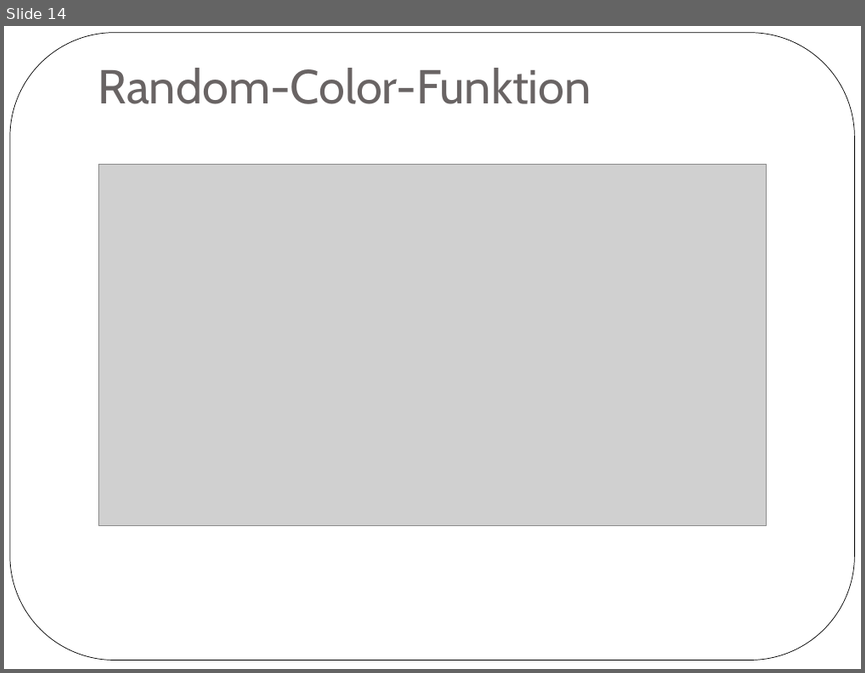
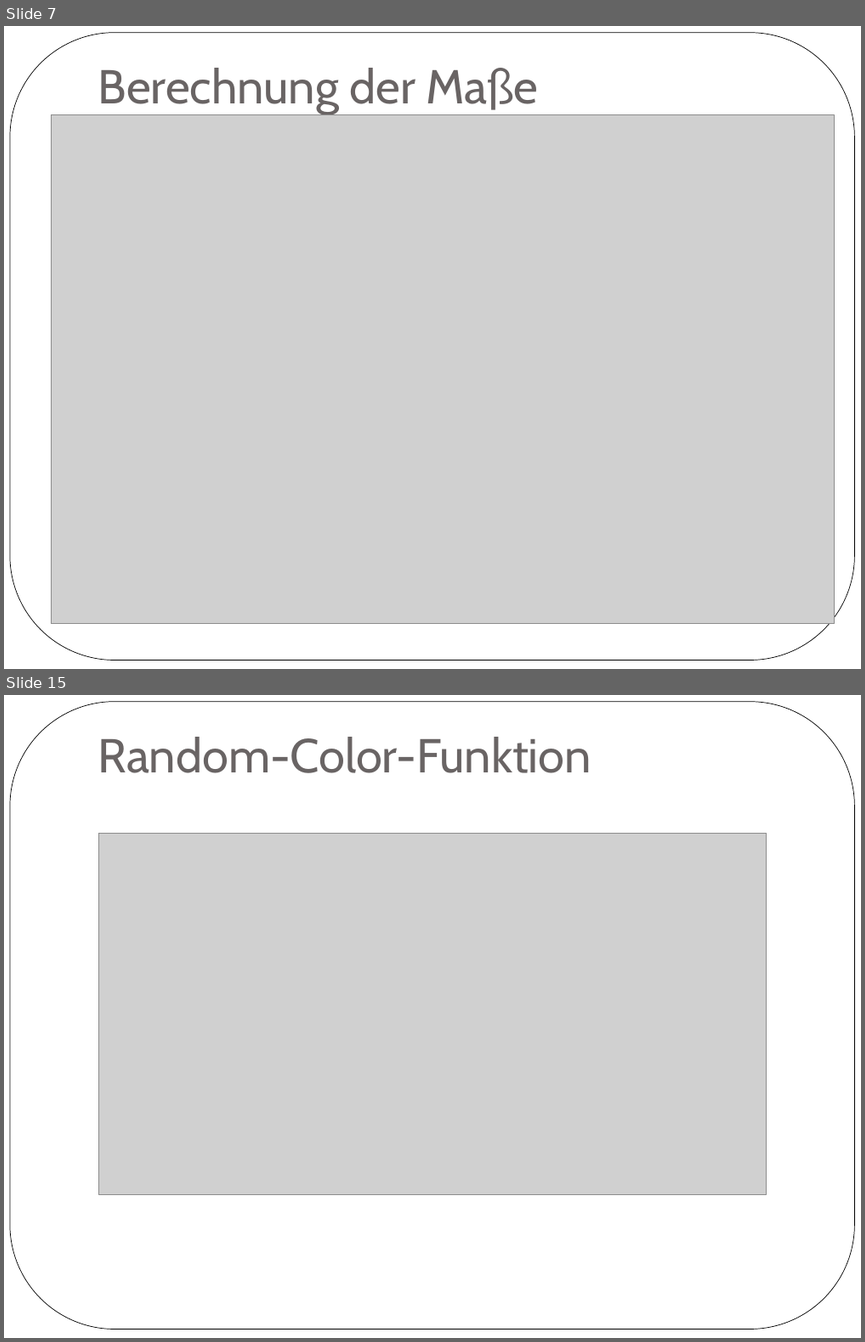
Before and after one commit to vanScoota/GPXtoSVG, a slide deck: Präsentation/Zwischenpräsentation.ppt. Shown one above the other, each under a label of ours: slide 14 before the commit, slides 7 and 15 after it; the slides between them are not shown. The pictures are 865x673 and 865x1342 pixels, drawn with LibreOffice and Linux fonts; fonts in the diff are those of the drawing; grey boxes stand for pictures. Boxes give left, top, right and bottom in pixels: in the first picture for what was removed or moved away, otherwise in the second. Text is boxed around its words. In the diff, an @@ line names an element or a change of style, - is before the commit and + after.

```diff
--- a/Präsentation/Zwischenpräsentation.ppt
+++ b/Präsentation/Zwischenpräsentation.ppt
@@ slide 7 added at (4,26,861,669), background #FFFFFF; not listed: 1 template element that a slide beside it also shows @@
@@ title added at (98,68,538,114), 40 pt, text #696464 @@
+Berechnung der Maße
@@ picture added at (51,115,834,624) @@
@@ what was slide 14 is now slide 15 @@
```
Also in this commit, not shown: 7 slides changed, 5 other slides added, 5 slides removed, 7 other files.
